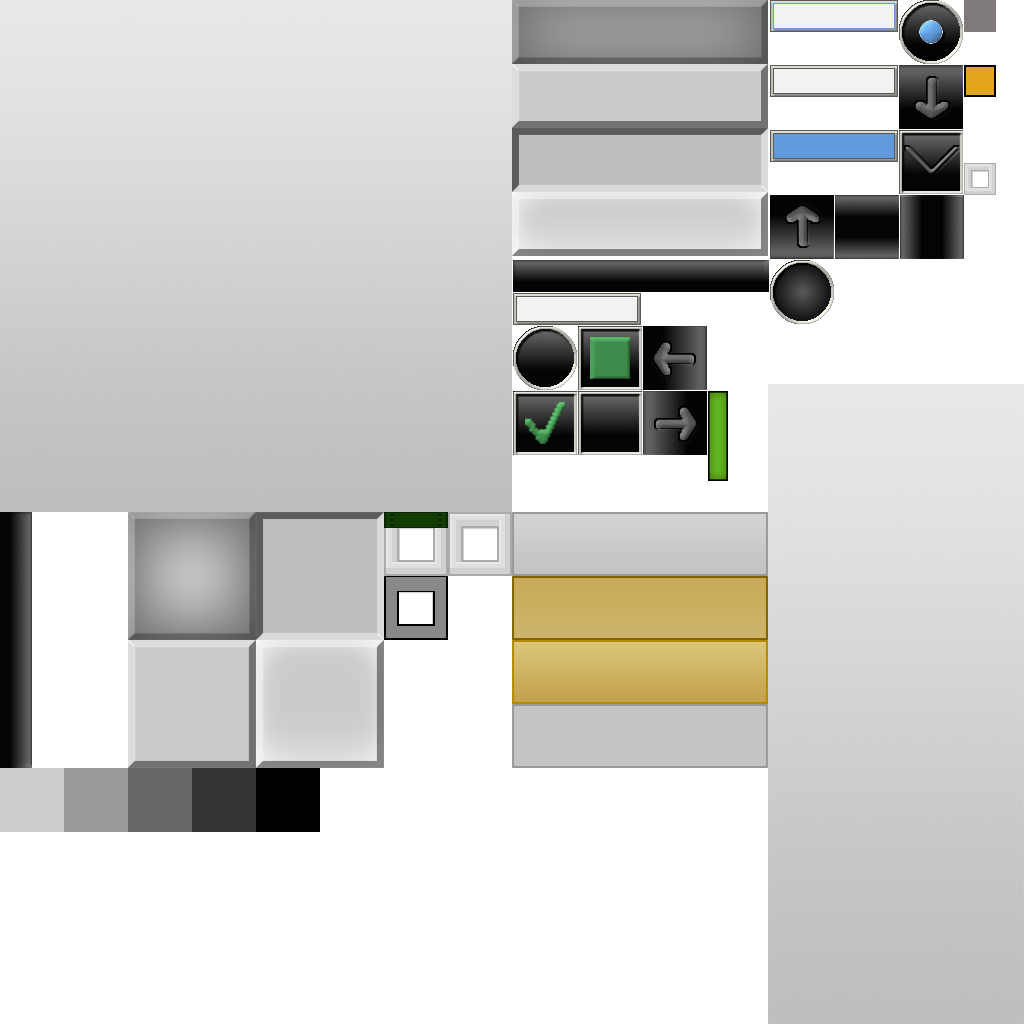
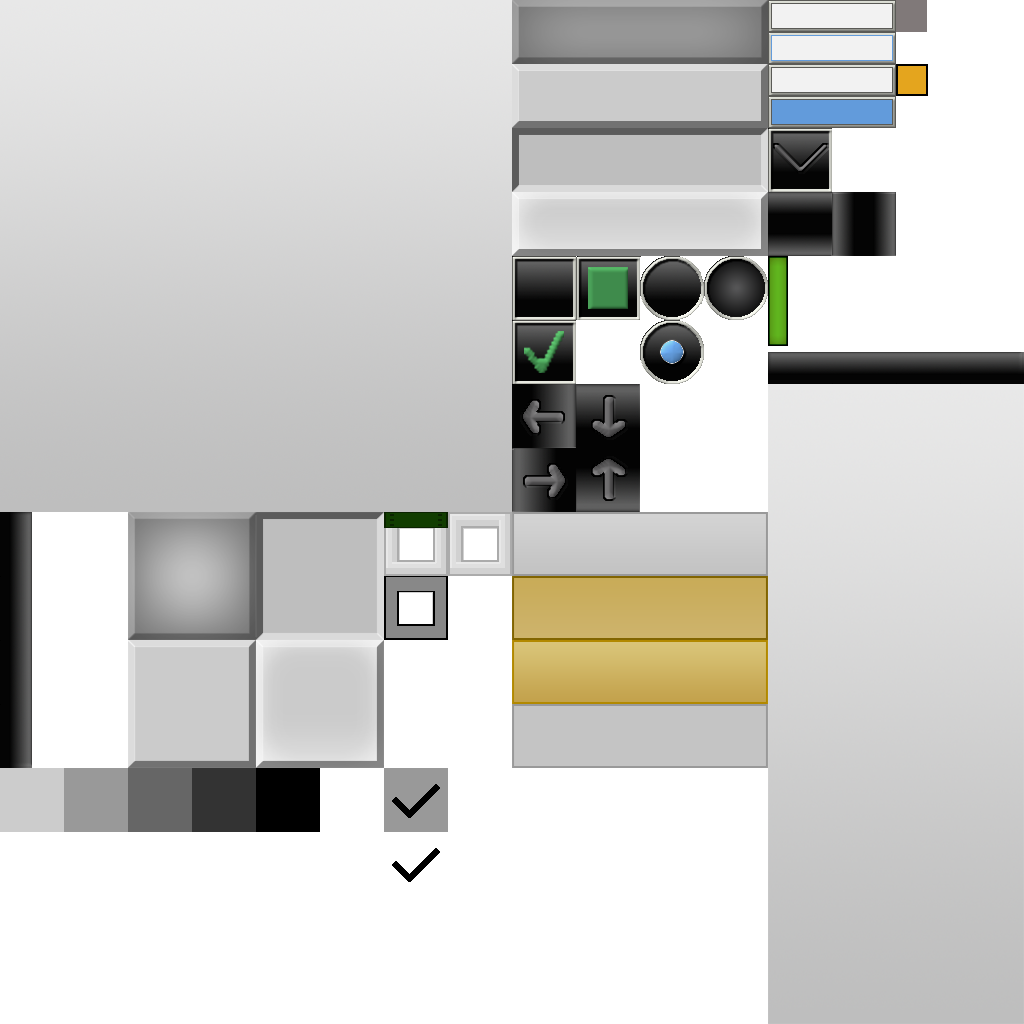
Two versions of the same layered image (w=1024, h=1024). Layer-by-layer changes:
added group "checkboxes" with 4 layers above "whitepanel" over [384, 768, 448, 882]
added layer "Layer 2 copy" in group "checkboxes" over [392, 784, 440, 818]
added layer "Layer 1 copy" in group "checkboxes" over [384, 768, 448, 832]
added layer "Layer 2" in group "checkboxes" over [392, 848, 440, 882]
moved "Layer 1" into group "checkboxes", painted on it over [392, 848, 440, 882]
added group "radio button" with 3 layers above "checkbox" over [640, 256, 768, 384]
added layer "radio button disabled" in group "radio button" over [704, 256, 768, 320]
added layer "radio button selected" in group "radio button" over [640, 320, 704, 384]
added layer "radio button unselected" in group "radio button" over [640, 256, 704, 320]
added layer "checkbox" above "arrows" over [512, 256, 641, 384]
added layer "arrows" above "hbar" over [512, 384, 640, 512]
added layer "hbar" above "Layer 4" over [768, 352, 1024, 384]
added layer "Layer 4" above "box things" over [768, 256, 788, 346]
added layer "box things" above "Layer 0" over [768, 0, 896, 128]
painted on "Layer 0" over [513, 0, 996, 481]
